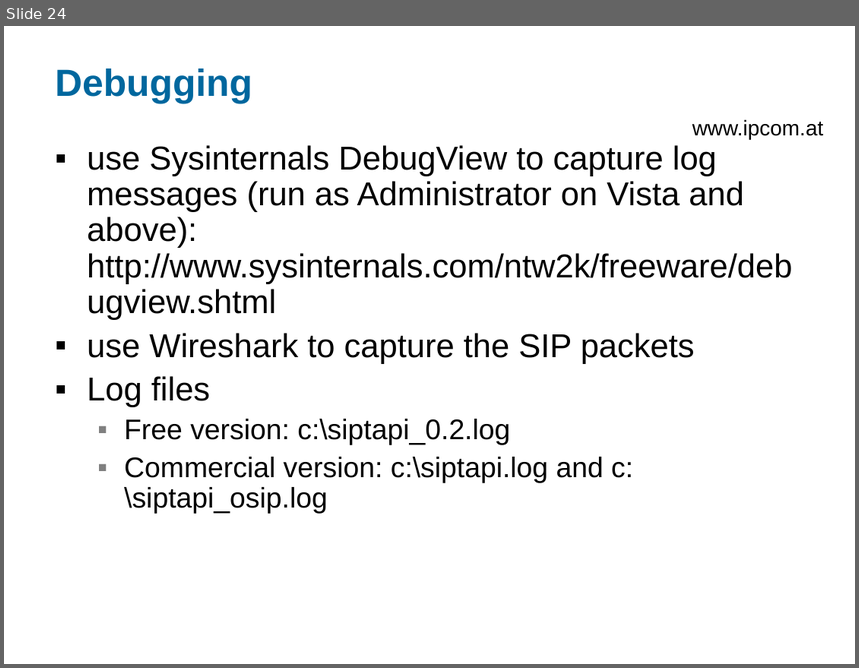
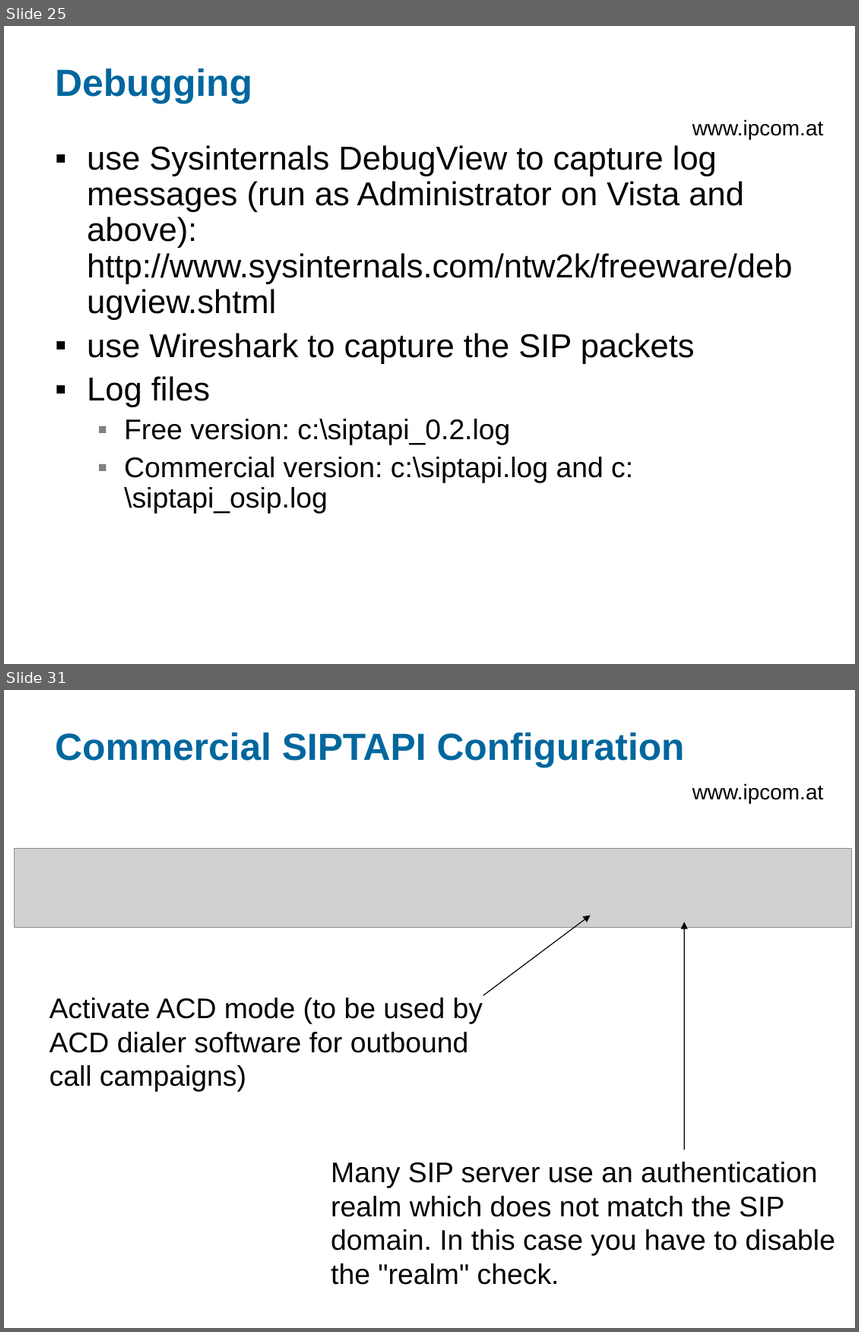
Before and after one commit to egilkh/siptapi, a slide deck: doc/SIPTAPI-README.ppt. Shown one above the other, each under a label of ours: slide 24 before the commit, slides 25 and 31 after it; the slides between them are not shown. The pictures are 859x668 and 859x1332 pixels, drawn with LibreOffice and Linux fonts; fonts in the diff are those of the drawing; grey boxes stand for pictures; background and template pictures are left out. Boxes give left, top, right and bottom in pixels: in the first picture for what was removed or moved away, otherwise in the second. Text is boxed around its words. In the diff, an @@ line names an element or a change of style, - is before the commit and + after.

Commit message:
READMe now also contains the description of the commercial SIPTAPI

```diff
--- a/doc/SIPTAPI-README.ppt
+++ b/doc/SIPTAPI-README.ppt
@@ slide 31 added at <box>4,690,855,1328</box>, background #FFFFFF; not listed: 1 template element that a slide beside it also shows @@
@@ title added at <box>55,733,685,768</box>, 32 pt, text #00679E, bold @@
+Commercial SIPTAPI Configuration
@@ picture added at <box>14,848,852,927</box> @@
@@ arrow added from (484, 996) to (591, 916), #000000 0.74 pt @@
@@ arrow added from (684, 1150) to (684, 923), #000000 0.74 pt @@
@@ text added at <box>50,998,483,1092</box>, 24 pt, text #000000 @@
+Activate ACD mode (to be used by
+ACD dialer software for outbound
+call campaigns)
@@ text added at <box>331,1162,835,1285</box>, 24 pt, text #000000 @@
+Many SIP server use an authentication
+realm which does not match the SIP
+domain. In this case you have to disable
+the "realm" check.
@@ what was slide 24 is now slide 25 @@
```
Also in this commit, not shown: 3 slides changed, 17 other slides added, 1 slide removed, 1 other file.
